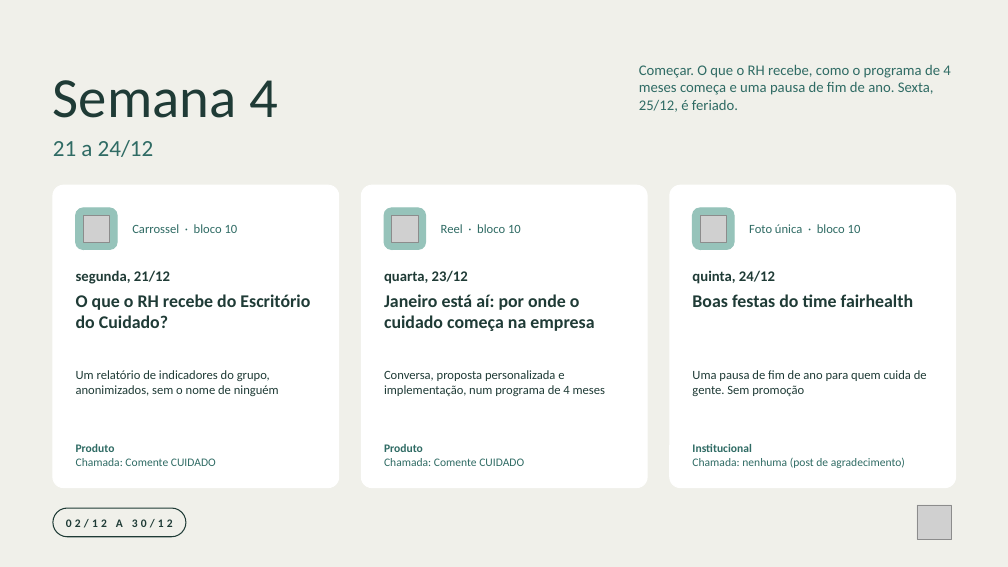
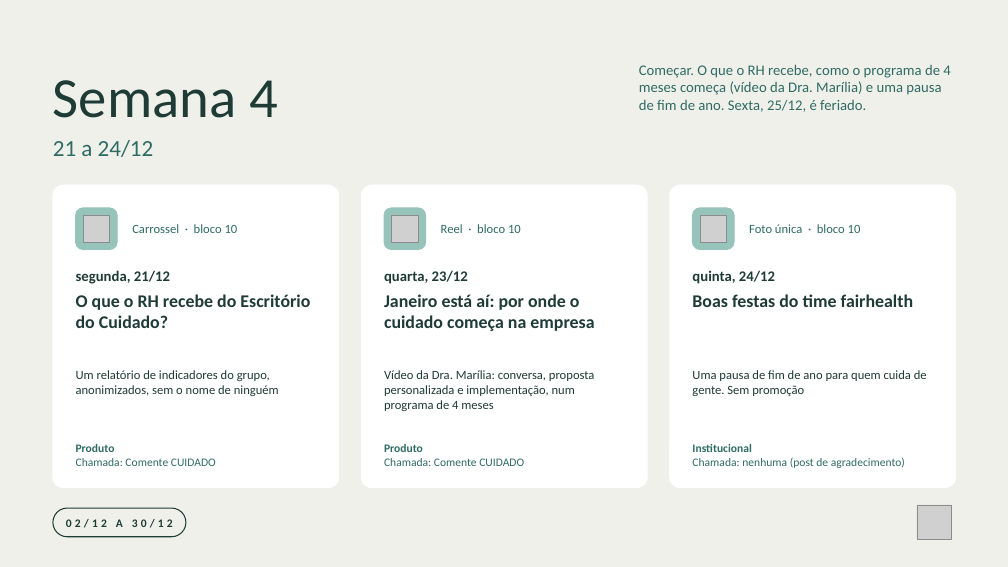
Before and after one commit to nina-rebello/comunicao-fh, a slide deck: slide 6 of marketing/calendario-dezembro/Programacao_Instagram_Dezembro_2026.pptx. Drawn at 1008x567 pixels with LibreOffice and Linux fonts; fonts in the diff are those of the drawing; grey boxes stand for pictures. Boxes give left, top, right and bottom in pixels: in the first picture for what was removed or moved away, otherwise in the second. Text is boxed around its words. In the diff, an @@ line names an element or a change of style, - is before the commit and + after.

```diff
--- a/marketing/calendario-dezembro/Programacao_Instagram_Dezembro_2026.pptx
+++ b/marketing/calendario-dezembro/Programacao_Instagram_Dezembro_2026.pptx
@@ text at bbox=[639, 64, 950, 112]: text changed @@
-Começar. O que o RH recebe, como o programa de 4 meses começa e uma pausa de fim de ano. Sexta, 25/12, é feriado.
+Começar. O que o RH recebe, como o programa de 4 meses começa (vídeo da Dra. Marília) e uma pausa de fim de ano. Sexta, 25/12, é feriado.
@@ text at bbox=[384, 370, 595, 411]: text changed @@
-Conversa, proposta personalizada e implementação, num programa de 4 meses
+Vídeo da Dra. Marília: conversa, proposta personalizada e implementação, num programa de 4 meses
```
Also in this commit, not shown: 5 other slides changed, 13 other files.
